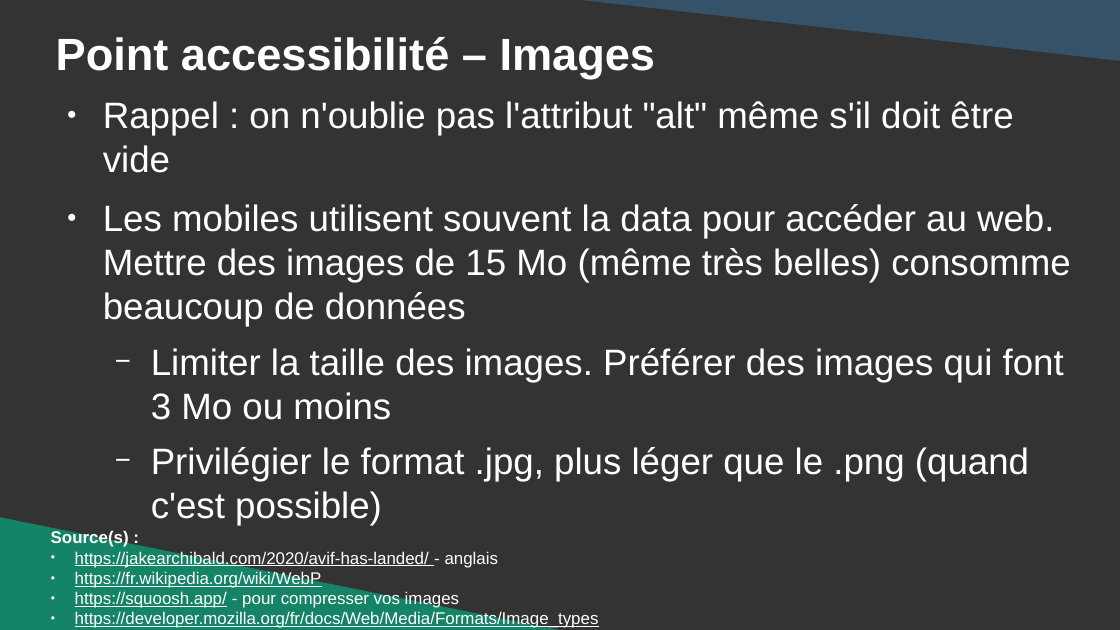
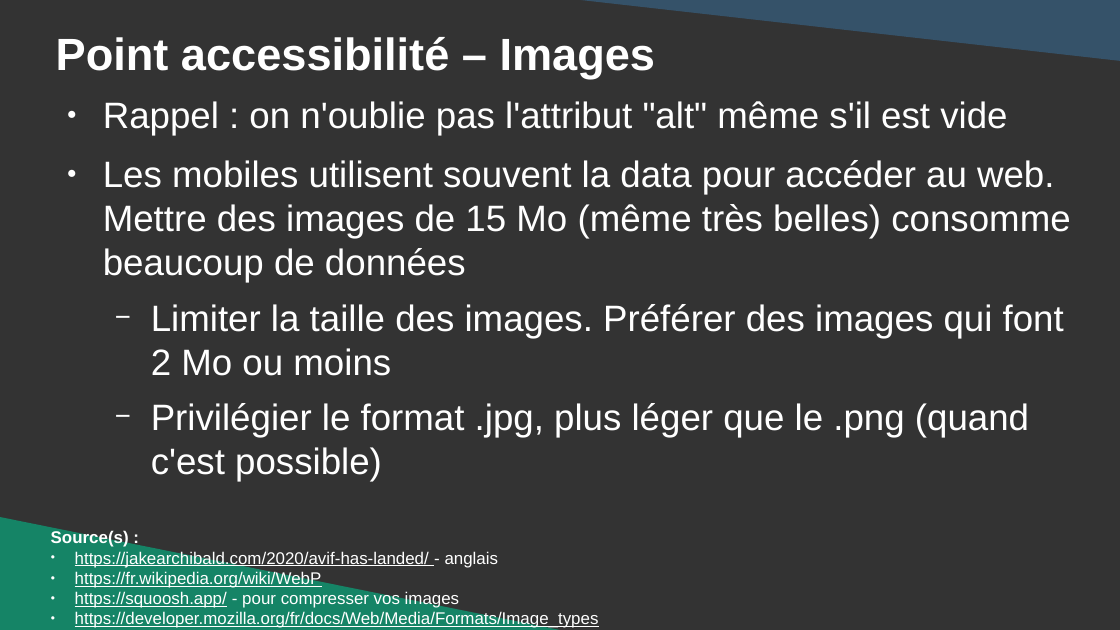
Before and after one commit to DanYellow/cours, a slide deck: slide 16 of integration-web-s3/travaux-pratiques/numero-2/presentation.odp (slide 17 before the commit). Drawn at 1120x630 pixels with LibreOffice and Linux fonts; fonts in the diff are those of the drawing. Boxes give left, top, right and bottom in pixels: in the first picture for what was removed or moved away, otherwise in the second. Text is boxed around its words. In the diff, an @@ line names an element or a change of style, - is before the commit and + after.

```diff
--- a/integration-web-s3/travaux-pratiques/numero-2/presentation.odp
+++ b/integration-web-s3/travaux-pratiques/numero-2/presentation.odp
@@ text at (103,101,1007,135): text changed @@
-● Rappel : on n'oublie pas l'attribut "alt" même s'il doit être vide
+● Rappel : on n'oublie pas l'attribut "alt" même s'il est vide
@@ text at (151,304,1064,376): text changed @@
-  − Limiter la taille des images. Préférer des images qui font 3 Mo ou moins
+  − Limiter la taille des images. Préférer des images qui font 2 Mo ou moins
```
Also in this commit, not shown: 16 other slides changed, 1 slide added, 1 slide removed, 8 other files.
